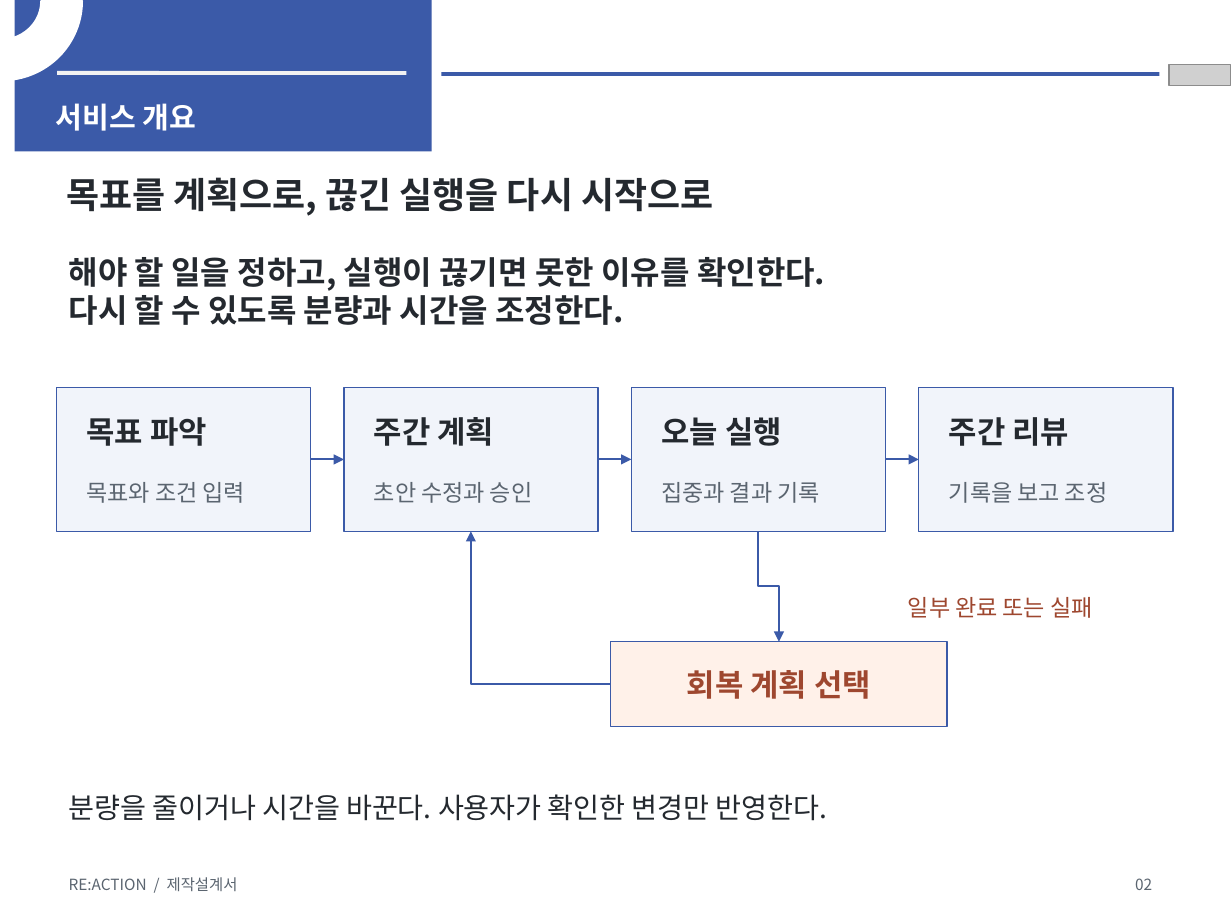
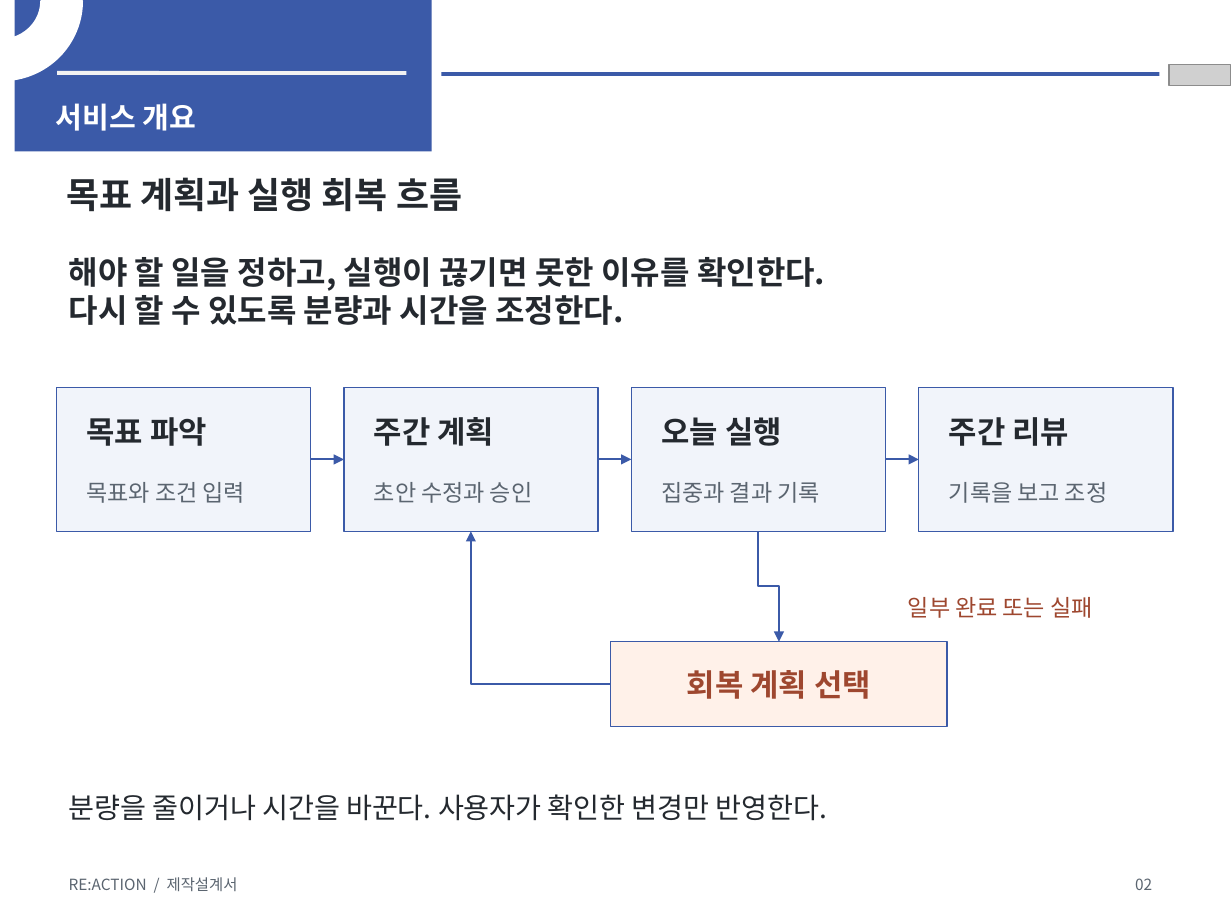
Before and after one commit to hanium-reaction/reaction-frontend, a slide deck: slide 2 of deliverables/2026_한이음_제작설계서_프론트엔드_핵심정리본.pptx. Drawn at 1232x924 pixels with LibreOffice and Linux fonts; fonts in the diff are those of the drawing; grey boxes stand for pictures. Boxes give left, top, right and bottom in pixels: in the first picture for what was removed or moved away, otherwise in the second. Text is boxed around its words. In the diff, an @@ line names an element or a change of style, - is before the commit and + after.

```diff
--- a/deliverables/2026_한이음_제작설계서_프론트엔드_핵심정리본.pptx
+++ b/deliverables/2026_한이음_제작설계서_프론트엔드_핵심정리본.pptx
@@ text at [66, 177, 462, 212]: text changed @@
-목표를 계획으로, 끊긴 실행을 다시 시작으로
+목표 계획과 실행 회복 흐름
```
Also in this commit, not shown: 3 other slides changed.
